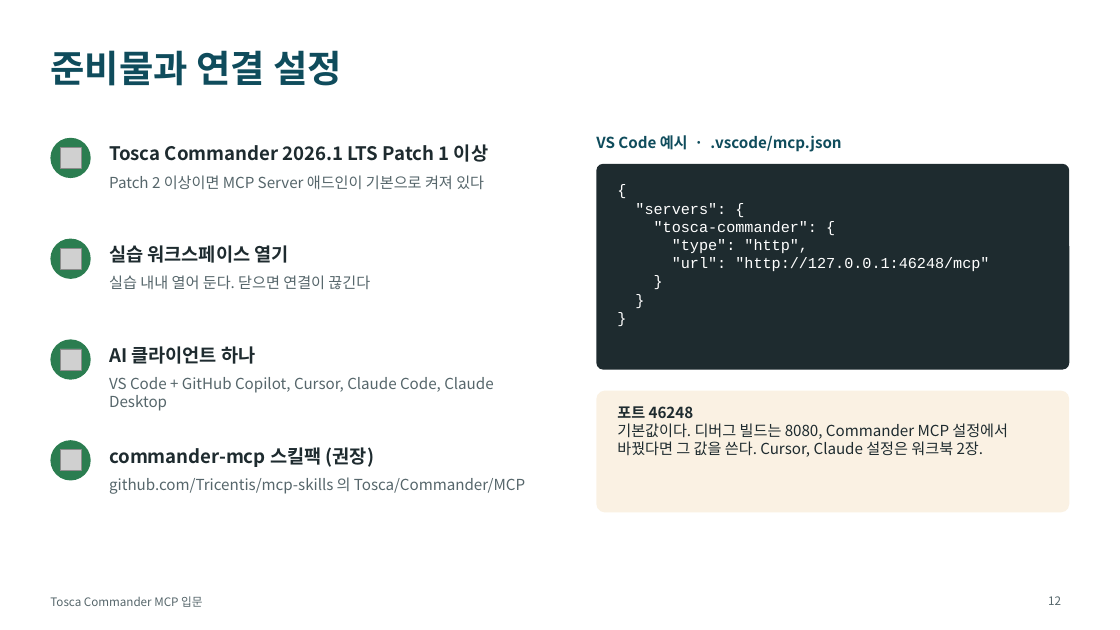
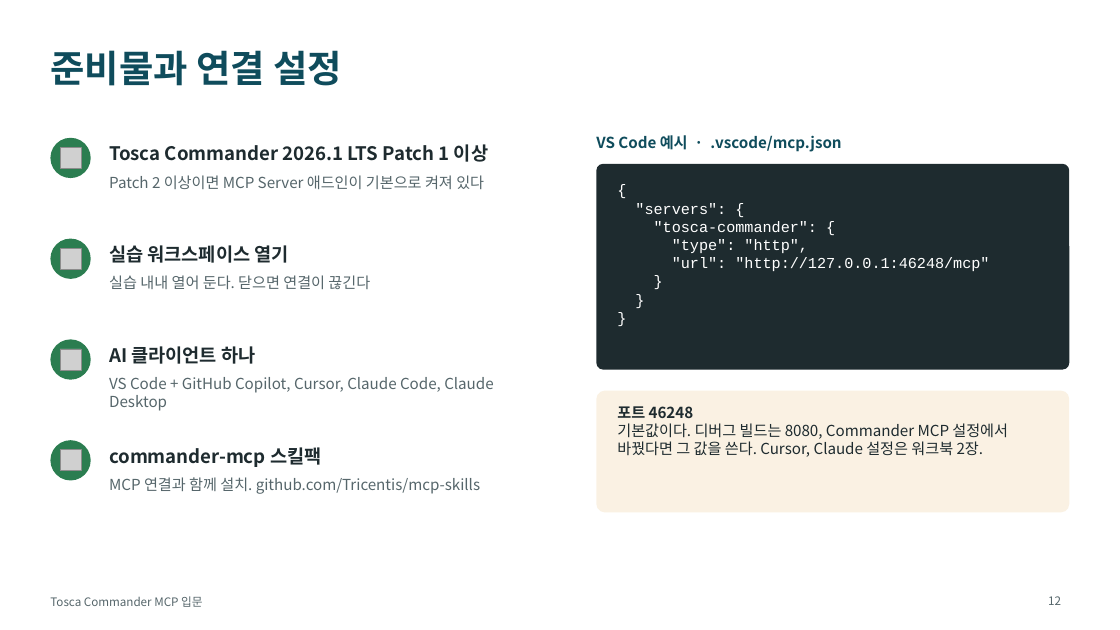
Before and after one commit to tjkim0725/Agent, a slide deck: slide 12 of tosca-mcp-training/Tosca_Commander_MCP_교육자료.pptx. Drawn at 1120x630 pixels with LibreOffice and Linux fonts; fonts in the diff are those of the drawing; grey boxes stand for pictures. Boxes give left, top, right and bottom in pixels: in the first picture for what was removed or moved away, otherwise in the second. Text is boxed around its words. In the diff, an @@ line names an element or a change of style, - is before the commit and + after.

```diff
--- a/tosca-mcp-training/Tosca_Commander_MCP_교육자료.pptx
+++ b/tosca-mcp-training/Tosca_Commander_MCP_교육자료.pptx
@@ text at box(109, 447, 321, 467): text changed @@
-commander-mcp 스킬팩 (권장)
+commander-mcp 스킬팩
@@ text at box(109, 477, 480, 494): text changed @@
-github.com/Tricentis/mcp-skills 의 Tosca/Commander/MCP
+MCP 연결과 함께 설치. github.com/Tricentis/mcp-skills
```
Also in this commit, not shown: 20 other slides changed, 6 other files.
